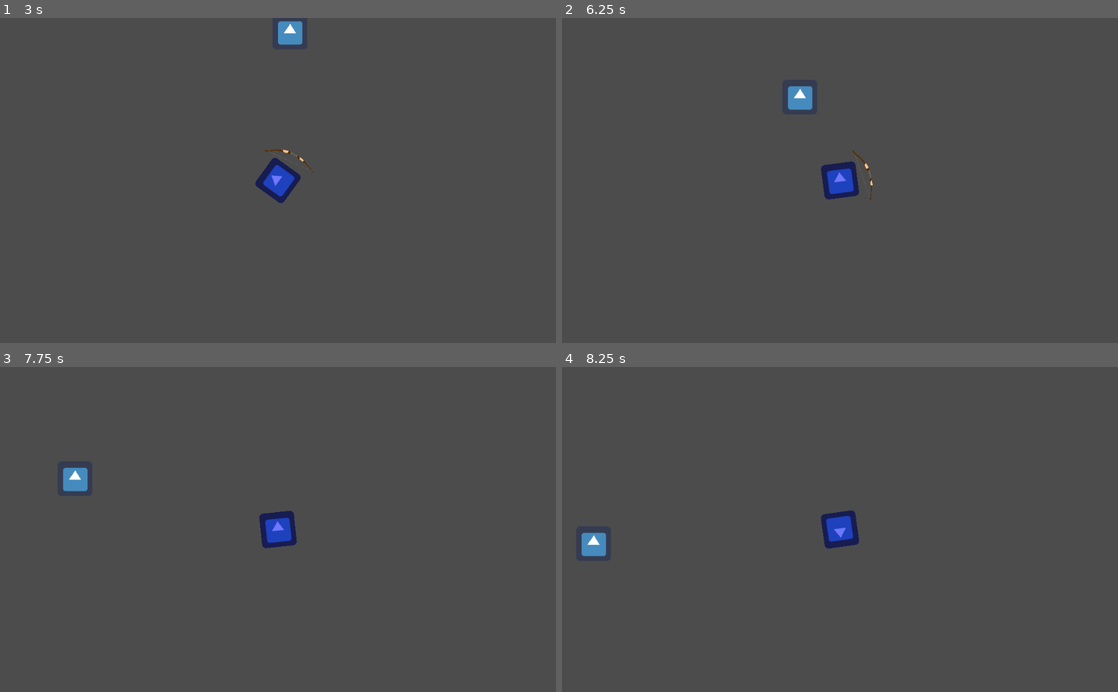
Above: before the commit, frames 1-4 (two rows, left to right).
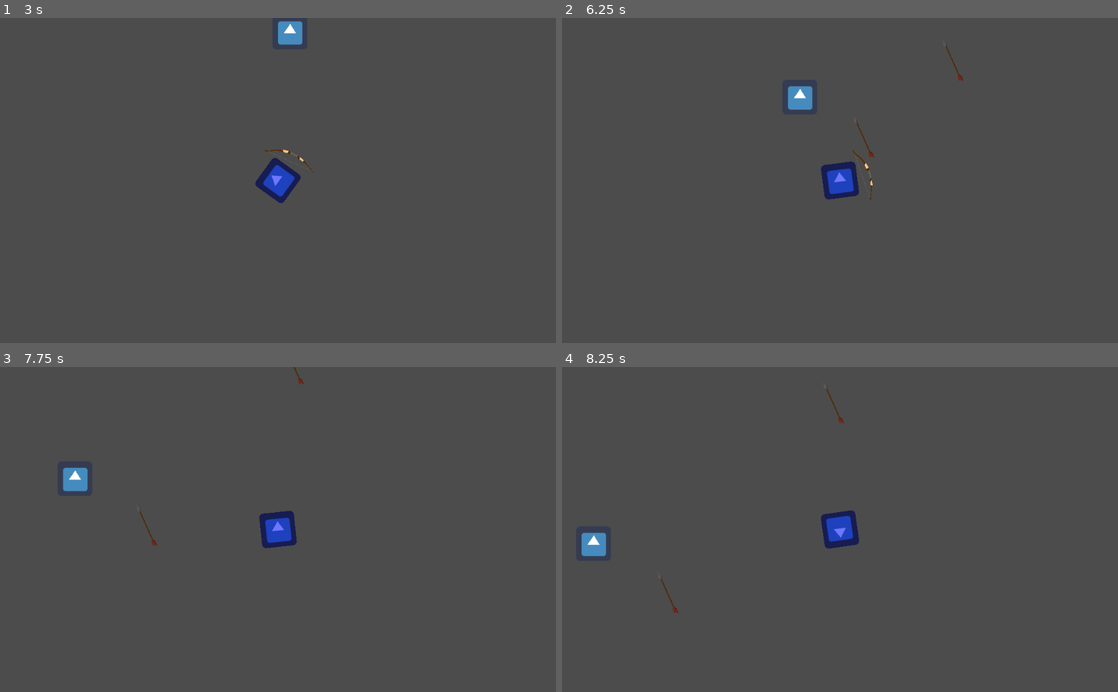
Above: after the commit, the same moments.

Repository: hamzasclone2/untitled-pokemon-game
Game: Godot game, scene res://Scenes/MainMenu.tscn
Same seed, same stepped clock (60 frames per second), same inputs: the game is played once before the commit and once after it. The engine's default icon, where the game draws it, is replaced by a stand-in: a white triangle on a blue panel in a dark square.
Inputs (mouse positions are in pixels of both pictures, inside the frame that each line leads up to):
- Up to frame 1 (3 s): click "Play" at 0.5 s; tap Enter at 1.25 s; move the mouse to (400, 164) at 1.27 s; hold D (right) 1.28-2.03 s; click (400, 164) at 1.35 s; move the mouse to (166, 196) at 2.02 s; hold S (down) 2.03-2.78 s; click (166, 196) at 2.1 s; move the mouse to (333, 109) at 2.77 s; hold D (right) from 2.78 s (still down); tap Mouse wheel down (scrollWheelDown) at 2.85 s
- Up to frame 2 (6.25 s): click (895, 109) at 3.05 s; move the mouse to (812, 245) at 3.52 s; release D (right) at 3.53 s; hold W (up) 3.53-4.28 s; tap one key every 0.75 s from 3.6 s: Mouse wheel up (scrollWheelUp) 1 (slot 1) 2 (slot 2) 3 (slot 3); click (812, 245) at 3.8 s; move the mouse to (1006, 229) at 4.27 s; hold A (left) 4.28-5.78 s; click (1006, 229) at 4.55 s; move the mouse to (673, 131) at 5.02 s; click (673, 131) at 5.3 s; move the mouse to (867, 180) at 5.77 s; hold S (down) from 5.78 s (still down); click (867, 180) at 6.05 s
- Up to frame 3 (7.75 s): move the mouse to (194, 448) at 6.52 s; release S (down) at 6.53 s; hold D (right) 6.53-7.28 s; tap 4 (slot 4) at 6.6 s; click (194, 448) at 6.8 s; move the mouse to (400, 513) at 7.27 s; hold W (up) from 7.28 s (still down); click (400, 513) at 7.35 s
- Up to frame 4 (8.25 s): move the mouse to (728, 545) at 8.02 s; release W (up) at 8.03 s; hold D (right) from 8.03 s (still down); click (728, 545) at 8.1 s

Frame 1 is identical in both runs. In frame 2, less than 0.1% of the frame differs, in the area x 52-73%, y 8-43%; in frame 3, less than 0.1%; in frame 4, less than 0.1%.

Commit message:
Started working on arrows.
Got it to shoot arrows in the direction of the mouse.

Cant figure out rotation. so the arrows tip doesn't go where it should.

Diff:
--- /dev/null
+++ b/Scenes/Arrow.gd
@@ -0,0 +1,12 @@
+extends Node2D
+
+var loc_dir = Vector2()
+
+func set_dir(dir: Vector2):
+	loc_dir = dir
+
+func _process(delta):
+	var speed_x = loc_dir.x
+	var speed_y = loc_dir.y
+	var motion = Vector2(speed_x, speed_y) * 1
+	set_position(get_position() + motion * delta)
--- /dev/null
+++ b/Scenes/Arrow.tscn
@@ -0,0 +1,20 @@
+[gd_scene load_steps=3 format=2]
+
+[ext_resource path="res://Images/arrow.png.png" type="Texture" id=1]
+[ext_resource path="res://Scenes/Arrow.gd" type="Script" id=2]
+
+[node name="Arrow" type="Node2D"]
+script = ExtResource( 2 )
+__meta__ = {
+"_edit_horizontal_guides_": [ 32.3082, -32.3191 ],
+"_edit_vertical_guides_": [ 32.1838, -31.9137 ]
+}
+
+[node name="Sprite" type="Sprite" parent="."]
+scale = Vector2( 0.05, 0.05 )
+texture = ExtResource( 1 )
+
+[node name="Area2D" type="Area2D" parent="."]
+
+[node name="CollisionPolygon2D" type="CollisionPolygon2D" parent="Area2D"]
+polygon = PoolVector2Array( 19.9213, -24.9984, 31.5428, -31.3696, 25.6436, -20.338 )
--- /dev/null
+++ b/Scenes/Bow.gd
@@ -0,0 +1,15 @@
+extends Node2D
+
+var ARROW_SCENE = preload("res://Scenes/Arrow.tscn")
+
+onready var arrow_pos = $ArrowPos
+
+var dir = Vector2()
+
+func shoot():
+	var arrow = ARROW_SCENE.instance()
+	get_parent().get_parent().add_child(arrow)
+	arrow.set_rotation(arrow_pos.get_rotation())
+	arrow.set_position(arrow_pos.get_global_position())
+	dir = Vector2(get_global_mouse_position().x - arrow.get_global_position().x, get_global_mouse_position().y - arrow.get_global_position().y)
+	arrow.set_dir(dir)
--- a/Scenes/Bow.tscn
+++ b/Scenes/Bow.tscn
@@ -1,9 +1,19 @@
-[gd_scene load_steps=2 format=2]
+[gd_scene load_steps=3 format=2]
 
 [ext_resource path="res://Images/bow.png.png" type="Texture" id=1]
+[ext_resource path="res://Scenes/Bow.gd" type="Script" id=3]
 
 [node name="Bow" type="Node2D"]
+script = ExtResource( 3 )
+__meta__ = {
+"_edit_horizontal_guides_": [ -31.7893, 31.7785 ],
+"_edit_vertical_guides_": [ -32.4434, 32.1838 ]
+}
 
 [node name="Sprite" type="Sprite" parent="."]
 scale = Vector2( 0.1, 0.1 )
 texture = ExtResource( 1 )
+
+[node name="ArrowPos" type="Position2D" parent="."]
+position = Vector2( 2.714, -2.006 )
+rotation = -1.22871
--- a/Scripts/BasicEnemy.gd
+++ b/Scripts/BasicEnemy.gd
@@ -20,4 +20,5 @@
 
 
 func _on_Area2D_body_entered(body):
-	print ("HES GONNA GET IT!")
+	if body.name == "Player":
+		print ("HES GONNA GET IT!")
--- a/Scripts/Player.gd
+++ b/Scripts/Player.gd
@@ -12,6 +12,8 @@
 	if Input.is_action_just_pressed("click"):
 		if PlayerAttributes.current_weapon == "sword":
 			sword.attack()
+		if PlayerAttributes.current_weapon == "bow":
+			bow.shoot()
 	velocity = Vector2()
 	if Input.is_action_pressed('left'):
 		velocity.x -= 1
Binary file added: Images/arrow.png.png
Not shown, added: Images/arrow.png.png.import
Not shown: 1 places in Scenes/Player.tscn that only renumber resources
